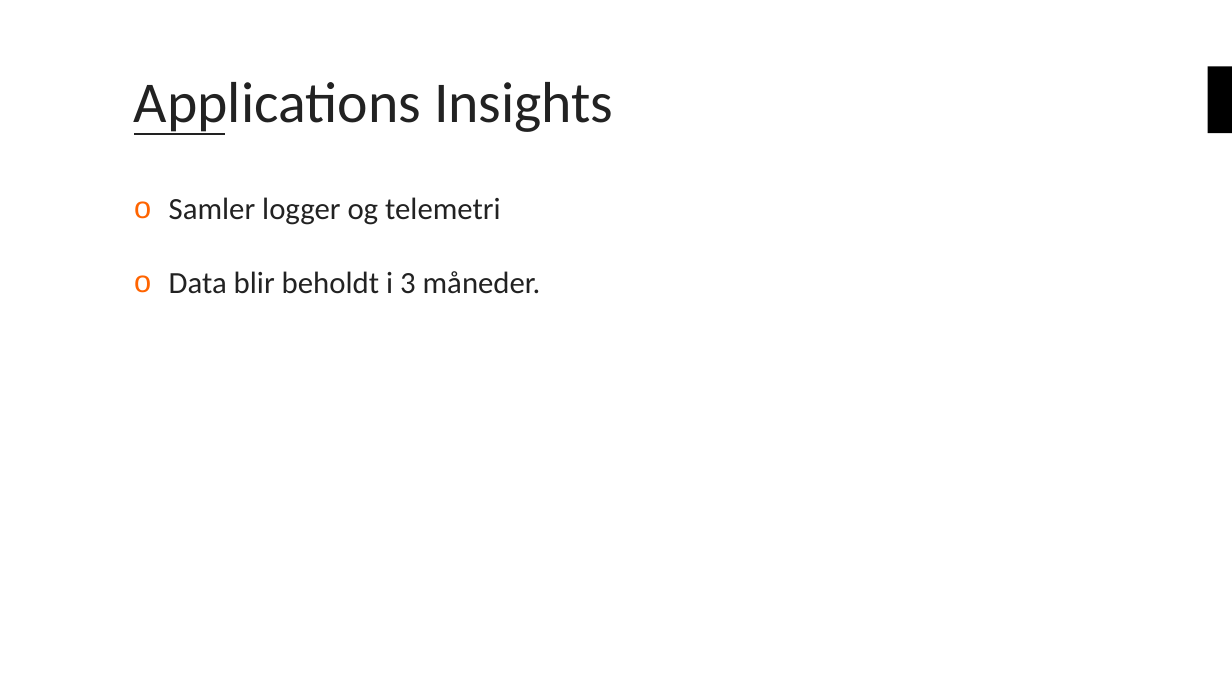
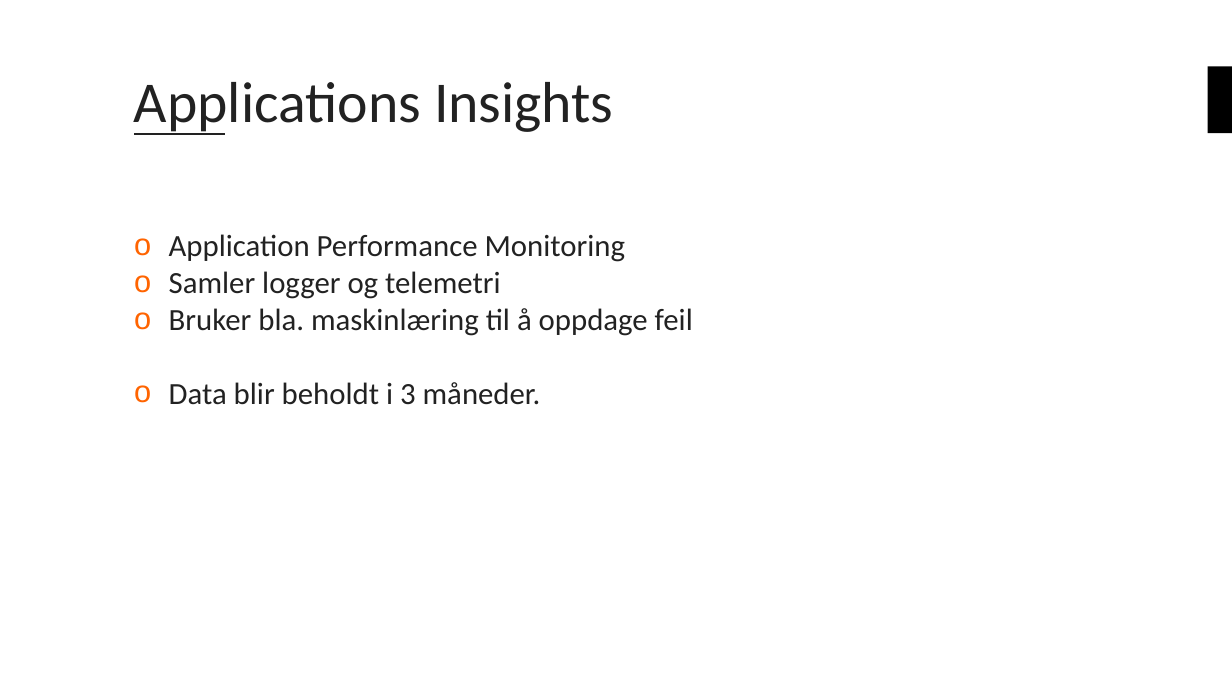
Before and after one commit to bouvet/azure-workshops, a slide deck: slide 26 of Workshop_2/Presentasjon/Azureskolen-Workshop#2.pptx. Drawn at 1232x693 pixels with LibreOffice and Linux fonts; fonts in the diff are those of the drawing; background and template pictures are left out. Boxes give left, top, right and bottom in pixels: in the first picture for what was removed or moved away, otherwise in the second. Text is boxed around its words. In the diff, an @@ line names an element or a change of style, - is before the commit and + after.

```diff
--- a/Workshop_2/Presentasjon/Azureskolen-Workshop#2.pptx
+++ b/Workshop_2/Presentasjon/Azureskolen-Workshop#2.pptx
@@ text at (x1=169, y1=234, x2=625, y2=262): paragraph added @@
+o Application Performance Monitoring
@@ text at (x1=169, y1=308, x2=693, y2=336): paragraph added @@
+o Bruker bla. maskinlæring til å oppdage feil
```
Also in this commit, not shown: 1 other slide changed.
